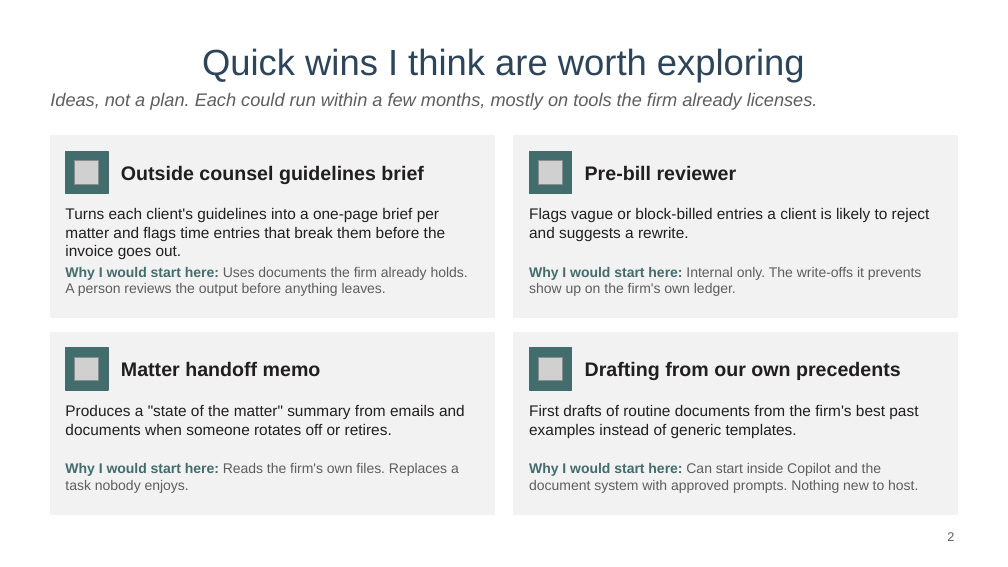
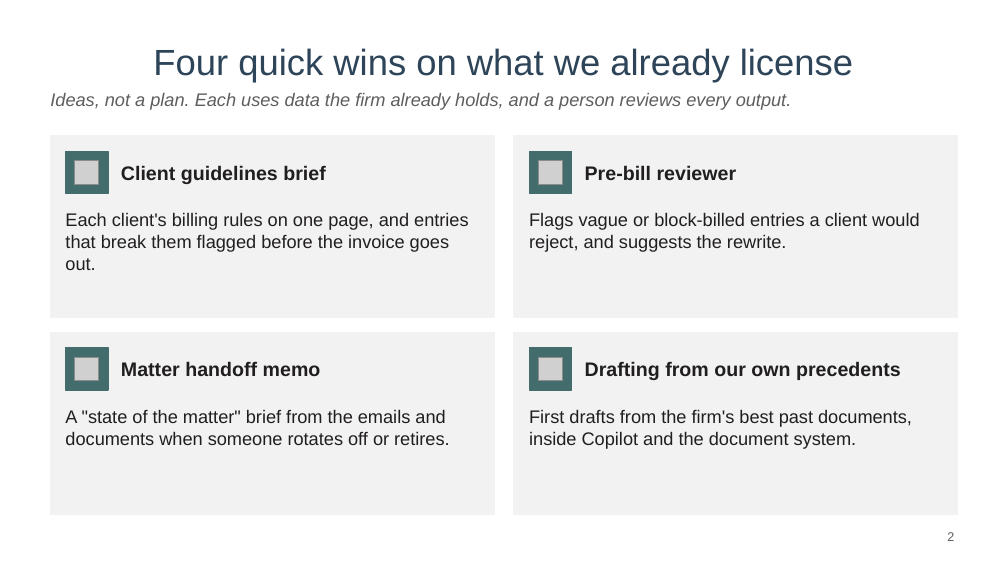
Before and after one commit to mylesparslow-collab/legal-portfolio, a slide deck: slide 2 of downloads/AI-ideas-Myles-Parslow.pptx. Drawn at 1008x567 pixels with LibreOffice and Linux fonts; fonts in the diff are those of the drawing; grey boxes stand for pictures. Boxes give left, top, right and bottom in pixels: in the first picture for what was removed or moved away, otherwise in the second. Text is boxed around its words. In the diff, an @@ line names an element or a change of style, - is before the commit and + after.

```diff
--- a/downloads/AI-ideas-Myles-Parslow.pptx
+++ b/downloads/AI-ideas-Myles-Parslow.pptx
@@ title at bbox=[153, 48, 853, 82]: text changed @@
-Quick wins I think are worth exploring
+Four quick wins on what we already license
@@ text at bbox=[50, 93, 792, 110]: text changed @@
-Ideas, not a plan. Each could run within a few months, mostly on tools the firm already licenses.
+Ideas, not a plan. Each uses data the firm already holds, and a person reviews every output.
@@ text at bbox=[121, 165, 326, 184]: text changed @@
-Outside counsel guidelines brief
+Client guidelines brief
@@ text at bbox=[65, 212, 469, 270]: text changed; size 11 to 13 pt @@
-Turns each client's guidelines into a one-page brief per matter and flags time entries that break them before the invoice goes out.
+Each client's billing rules on one page, and entries that break them flagged before the invoice goes out.
@@ text at bbox=[529, 212, 919, 252]: text changed; size 11 to 13 pt @@
-Flags vague or block-billed entries a client is likely to reject and suggests a rewrite.
+Flags vague or block-billed entries a client would reject, and suggests the rewrite.
@@ text removed at bbox=[65, 267, 468, 296] @@
-Why I would start here: Uses documents the firm already holds. A person reviews the output before anything leaves.
@@ text removed at bbox=[529, 267, 922, 296] @@
-Why I would start here: Internal only. The write-offs it prevents show up on the firm's own ledger.
@@ text at bbox=[65, 409, 449, 445]: text changed; size 11 to 13 pt @@
-Produces a "state of the matter" summary from emails and documents when someone rotates off or retires.
+A "state of the matter" brief from the emails and documents when someone rotates off or retires.
@@ text at bbox=[529, 409, 912, 449]: text changed; size 11 to 13 pt @@
-First drafts of routine documents from the firm's best past examples instead of generic templates.
+First drafts from the firm's best past documents, inside Copilot and the document system.
@@ text removed at bbox=[65, 463, 459, 493] @@
-Why I would start here: Reads the firm's own files. Replaces a task nobody enjoys.
@@ text removed at bbox=[529, 463, 918, 493] @@
-Why I would start here: Can start inside Copilot and the document system with approved prompts. Nothing new to host.
```
Also in this commit, not shown: 4 other slides changed, 2 other files.
